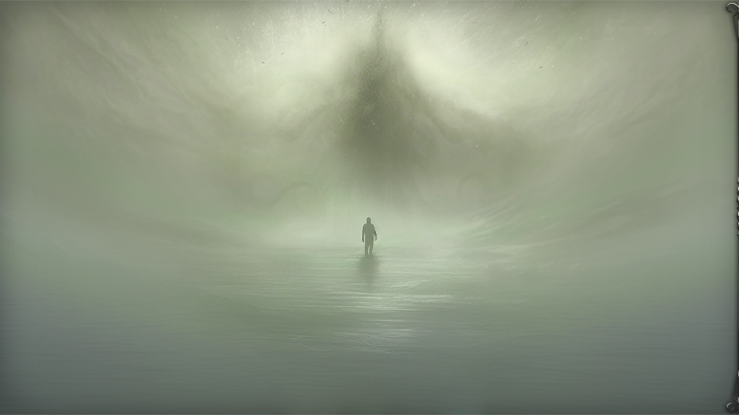
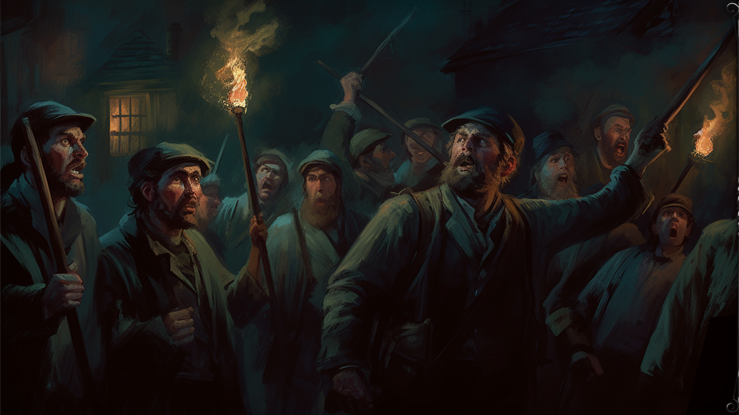
Layers edited between the first and the second 739px x 415px image:
added layer "Layer 10" above "Layer 9" over [0, 0, 739, 415]
hid "Layer 9" over [0, 0, 739, 415]
